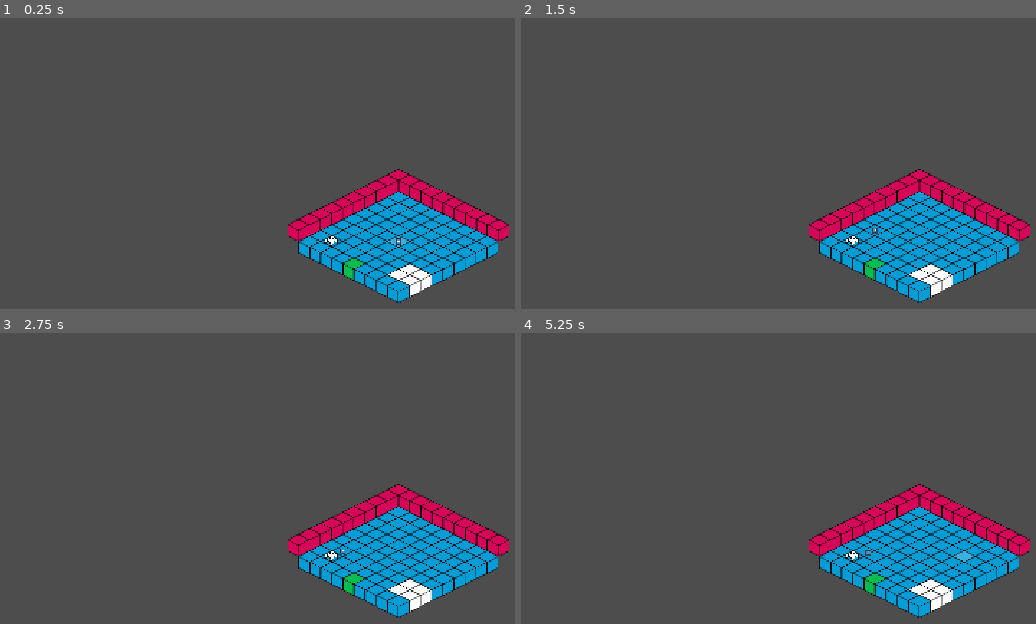
Above: before the commit, frames 1-4 (two rows, left to right).
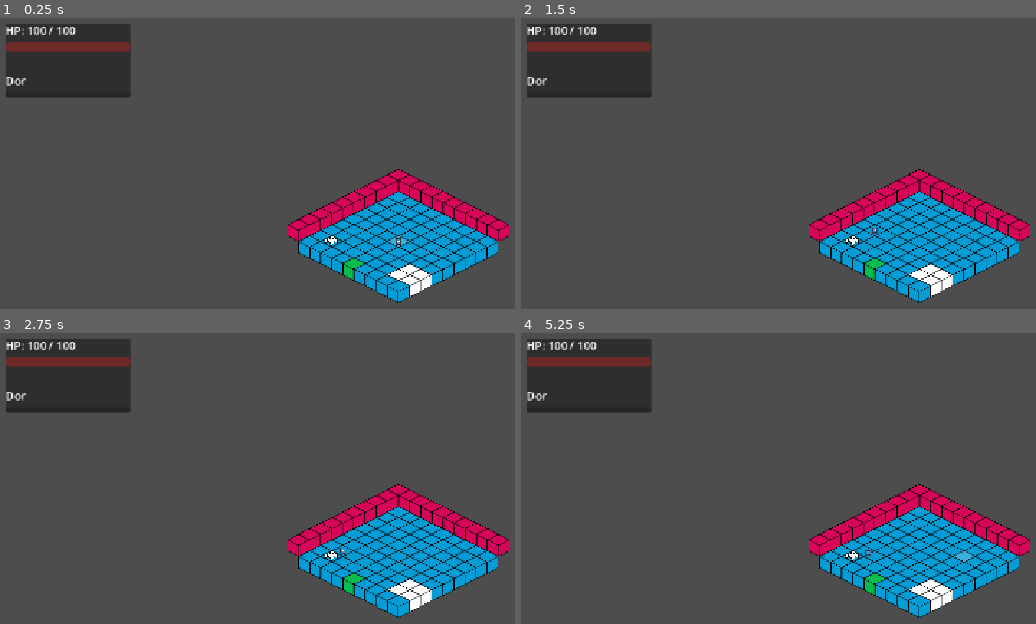
Above: after the commit, the same moments.

Repository: Halkode/my-first-godot-game
Game: Godot game, scene res://scenes/main.tscn
The game is run twice, just before and just after one commit, with the same random seed, the same clock (stepped at 60 frames per second) and the same inputs. The engine's default icon, where the game draws it, is replaced by a stand-in: a white triangle on a blue panel in a dark square.
Inputs (mouse positions are in pixels of both pictures, inside the frame that each line leads up to):
- Up to frame 1 (0.25 s): no input
- Up to frame 2 (1.5 s): tap Enter at 0.5 s; move the mouse to (850, 242) at 0.52 s; click (850, 242) at 0.67 s; tap Space at 1.25 s; move the mouse to (757, 262) at 1.27 s; click (757, 262) at 1.42 s
- Up to frame 3 (2.75 s): tap Enter at 2 s; move the mouse to (478, 458) at 2.02 s; click (478, 458) at 2.17 s
- Up to frame 4 (5.25 s): tap Space at 2.75, 4.25 s; move the mouse to (outside the picture) at 2.77 s; click (outside the picture) at 2.92 s; tap Enter at 3.5 s; move the mouse to (outside the picture) at 3.52 s; click (outside the picture) at 3.67 s; move the mouse to (680, 487) at 4.27 s; click (680, 487) at 4.42 s; move the mouse to (958, 557) at 5.02 s; click (958, 557) at 5.17 s

The runs differ from the first frame. In frame 1, 6.1% of the frame differs, in the area x 1-26%, y 2-28%; in frame 2, 6.1%; in frame 3, 6.1%; in frame 4, 6.1%.

Commit message:
Sprint 1: fundação do sistema de saúde
- Injury e BodyPart como Resources (scripts/health/)
- HealthManager autoload com 6 partes do corpo e sinais
- Tick de 1s: sangramento reduz HP
- Dor reduz velocidade do player via get_speed_multiplier()
- HUD com HP, sangramento e dor (scripts/ui/health_hud.gd)
- Player delega dano/morte ao HealthManager
- Debug: F1 aplica corte profundo para teste

Diff:
--- a/project.godot
+++ b/project.godot
@@ -26,6 +26,7 @@
 CombatSystem="*res://scripts/combat_system.gd"
 NarrativeManager="*res://scripts/narrative_manager.gd"
 UIManager="*res://scripts/ui_manager.gd"
+HealthManager="*res://scripts/health/health_manager.gd"
 
 [display]
 
--- /dev/null
+++ b/scripts/health/body_part.gd
@@ -0,0 +1,49 @@
+class_name BodyPart
+extends Resource
+
+## Uma parte do corpo do personagem, contendo seus ferimentos ativos.
+
+enum Id {
+	HEAD,
+	TORSO,
+	ARM_LEFT,
+	ARM_RIGHT,
+	LEG_LEFT,
+	LEG_RIGHT,
+}
+
+@export var id: Id = Id.TORSO
+@export var injuries: Array[Injury] = []
+
+const ID_NAMES := {
+	Id.HEAD: "Cabeça",
+	Id.TORSO: "Torso",
+	Id.ARM_LEFT: "Braço esquerdo",
+	Id.ARM_RIGHT: "Braço direito",
+	Id.LEG_LEFT: "Perna esquerda",
+	Id.LEG_RIGHT: "Perna direita",
+}
+
+func get_part_name() -> String:
+	return ID_NAMES.get(id, "Parte do corpo")
+
+func add_injury(injury: Injury) -> void:
+	injuries.append(injury)
+
+func remove_injury(injury: Injury) -> void:
+	injuries.erase(injury)
+
+func get_total_bleeding() -> float:
+	var total := 0.0
+	for injury in injuries:
+		total += injury.get_effective_bleeding()
+	return total
+
+func get_total_pain() -> float:
+	var total := 0.0
+	for injury in injuries:
+		total += injury.get_effective_pain()
+	return total
+
+func has_injuries() -> bool:
+	return not injuries.is_empty()
--- /dev/null
+++ b/scripts/health/health_manager.gd
@@ -0,0 +1,125 @@
+extends Node
+
+## Autoload que gerencia o estado de saúde do jogador:
+## partes do corpo, ferimentos, HP, sangramento e dor.
+## Efeitos contínuos rodam em ticks de 1 segundo (não por frame).
+
+signal injury_added(part: BodyPart, injury: Injury)
+signal injury_removed(part: BodyPart, injury: Injury)
+signal health_changed(current: float, maximum: float)
+signal bleeding_changed(total_bleeding: float)
+signal pain_changed(total_pain: float)
+signal player_died
+
+const TICK_INTERVAL: float = 1.0
+## Dor acima deste valor começa a reduzir a velocidade do jogador
+const PAIN_SPEED_THRESHOLD: float = 0.2
+## Redução máxima de velocidade causada por dor (50%)
+const PAIN_MAX_SPEED_PENALTY: float = 0.5
+
+@export var max_health: float = 100.0
+
+var current_health: float = 100.0
+var body_parts: Array[BodyPart] = []
+
+const HealthHUDScene := preload("res://scripts/ui/health_hud.gd")
+
+var _tick_timer: Timer
+var _hud: CanvasLayer
+
+func _ready() -> void:
+	process_mode = Node.PROCESS_MODE_ALWAYS
+	_setup_body_parts()
+	_setup_tick_timer()
+	_spawn_hud.call_deferred()
+
+func _spawn_hud() -> void:
+	_hud = HealthHUDScene.new()
+	add_child(_hud)
+
+func _setup_body_parts() -> void:
+	body_parts.clear()
+	for part_id in [
+		BodyPart.Id.HEAD,
+		BodyPart.Id.TORSO,
+		BodyPart.Id.ARM_LEFT,
+		BodyPart.Id.ARM_RIGHT,
+		BodyPart.Id.LEG_LEFT,
+		BodyPart.Id.LEG_RIGHT,
+	]:
+		var part := BodyPart.new()
+		part.id = part_id
+		body_parts.append(part)
+
+func _setup_tick_timer() -> void:
+	_tick_timer = Timer.new()
+	_tick_timer.wait_time = TICK_INTERVAL
+	_tick_timer.autostart = true
+	_tick_timer.timeout.connect(_on_tick)
+	add_child(_tick_timer)
+
+func get_body_part(part_id: BodyPart.Id) -> BodyPart:
+	for part in body_parts:
+		if part.id == part_id:
+			return part
+	return null
+
+func add_injury(part_id: BodyPart.Id, injury: Injury) -> void:
+	var part := get_body_part(part_id)
+	if not part:
+		push_warning("HealthManager: parte do corpo inválida: %s" % part_id)
+		return
+	part.add_injury(injury)
+	injury_added.emit(part, injury)
+	bleeding_changed.emit(get_total_bleeding())
+	pain_changed.emit(get_total_pain())
+	if UIManager and UIManager.has_method("display_message"):
+		UIManager.display_message("%s: %s!" % [part.get_part_name(), injury.get_type_name()])
+
+func remove_injury(part_id: BodyPart.Id, injury: Injury) -> void:
+	var part := get_body_part(part_id)
+	if not part:
+		return
+	part.remove_injury(injury)
+	injury_removed.emit(part, injury)
+	bleeding_changed.emit(get_total_bleeding())
+	pain_changed.emit(get_total_pain())
+
+func get_total_bleeding() -> float:
+	var total := 0.0
+	for part in body_parts:
+		total += part.get_total_bleeding()
+	return total
+
+func get_total_pain() -> float:
+	var total := 0.0
+	for part in body_parts:
+		total += part.get_total_pain()
+	return clampf(total, 0.0, 1.0)
+
+## Multiplicador de velocidade do jogador (1.0 = normal).
+## Dor acima do limiar reduz a velocidade até PAIN_MAX_SPEED_PENALTY.
+func get_speed_multiplier() -> float:
+	var pain := get_total_pain()
+	if pain <= PAIN_SPEED_THRESHOLD:
+		return 1.0
+	var excess := (pain - PAIN_SPEED_THRESHOLD) / (1.0 - PAIN_SPEED_THRESHOLD)
+	return 1.0 - excess * PAIN_MAX_SPEED_PENALTY
+
+func modify_health(amount: float) -> void:
+	current_health = clampf(current_health + amount, 0.0, max_health)
+	health_changed.emit(current_health, max_health)
+	if current_health <= 0.0:
+		player_died.emit()
+
+func _on_tick() -> void:
+	var bleeding := get_total_bleeding()
+	if bleeding > 0.0:
+		modify_health(-bleeding * TICK_INTERVAL)
+
+func reset() -> void:
+	current_health = max_health
+	_setup_body_parts()
+	health_changed.emit(current_health, max_health)
+	bleeding_changed.emit(0.0)
+	pain_changed.emit(0.0)
--- /dev/null
+++ b/scripts/health/injury.gd
@@ -0,0 +1,74 @@
+class_name Injury
+extends Resource
+
+## Representa um ferimento individual em uma parte do corpo.
+
+enum Type {
+	CUT_SHALLOW,   # Corte superficial
+	CUT_DEEP,      # Corte profundo
+	BURN,          # Queimadura
+	FRACTURE,      # Fratura
+	INFECTION,     # Infecção
+}
+
+@export var type: Type = Type.CUT_SHALLOW
+@export_range(0.0, 1.0) var severity: float = 0.5
+## HP perdido por segundo enquanto o ferimento sangra
+@export var bleeding_rate: float = 0.0
+## Dor contribuída por este ferimento (0-1)
+@export_range(0.0, 1.0) var pain: float = 0.0
+## Chance base de infecção enquanto não tratado (rolada por tick futuro)
+@export_range(0.0, 1.0) var infection_chance: float = 0.0
+@export var treated: bool = false
+@export_range(0.0, 1.0) var treatment_quality: float = 0.0
+
+const TYPE_NAMES := {
+	Type.CUT_SHALLOW: "Corte superficial",
+	Type.CUT_DEEP: "Corte profundo",
+	Type.BURN: "Queimadura",
+	Type.FRACTURE: "Fratura",
+	Type.INFECTION: "Infecção",
+}
+
+func get_type_name() -> String:
+	return TYPE_NAMES.get(type, "Ferimento")
+
+## Sangramento efetivo considerando tratamento aplicado
+func get_effective_bleeding() -> float:
+	if treated:
+		return bleeding_rate * (1.0 - treatment_quality)
+	return bleeding_rate
+
+## Dor efetiva considerando tratamento aplicado
+func get_effective_pain() -> float:
+	if treated:
+		return pain * (1.0 - treatment_quality * 0.5)
+	return pain
+
+## Fábrica conveniente para criar ferimentos com valores padrão por tipo
+static func create(injury_type: Type, injury_severity: float = 0.5) -> Injury:
+	var injury := Injury.new()
+	injury.type = injury_type
+	injury.severity = clampf(injury_severity, 0.0, 1.0)
+	match injury_type:
+		Type.CUT_SHALLOW:
+			injury.bleeding_rate = 0.3 * injury.severity
+			injury.pain = 0.15 * injury.severity
+			injury.infection_chance = 0.1 * injury.severity
+		Type.CUT_DEEP:
+			injury.bleeding_rate = 1.0 * injury.severity
+			injury.pain = 0.4 * injury.severity
+			injury.infection_chance = 0.3 * injury.severity
+		Type.BURN:
+			injury.bleeding_rate = 0.0
+			injury.pain = 0.6 * injury.severity
+			injury.infection_chance = 0.4 * injury.severity
+		Type.FRACTURE:
+			injury.bleeding_rate = 0.1 * injury.severity
+			injury.pain = 0.8 * injury.severity
+			injury.infection_chance = 0.05 * injury.severity
+		Type.INFECTION:
+			injury.bleeding_rate = 0.0
+			injury.pain = 0.3 * injury.severity
+			injury.infection_chance = 0.0
+	return injury
--- a/scripts/player.gd
+++ b/scripts/player.gd
@@ -25,6 +25,11 @@
 	print("Player initial position (snapped to center): ", global_position)
 
 	current_health = max_health
+
+	if HealthManager:
+		HealthManager.max_health = max_health
+		HealthManager.current_health = max_health
+		HealthManager.player_died.connect(_on_player_died)
 
 func _unhandled_input(event: InputEvent) -> void:
 	if ItemManager and ItemManager.is_menu_visible():
@@ -95,8 +100,12 @@
 		global_position = target_position
 		_advance_to_next_target()
 	else:
+		# Dor reduz a velocidade de movimento (ver HealthManager)
+		var effective_speed = move_speed
+		if HealthManager:
+			effective_speed *= HealthManager.get_speed_multiplier()
 		var direction = (target_position - global_position).normalized()
-		var movement = direction * move_speed * delta
+		var movement = direction * effective_speed * delta
 		if movement.length() > distance_to_target:
 			movement = direction * distance_to_target
 		global_position += movement
@@ -257,18 +266,25 @@
 		print("Inimigo fora do alcance de ataque.")
 
 func take_damage(amount: float) -> void:
-	current_health -= amount
-	current_health = clamp(current_health, 0, max_health)
+	if HealthManager:
+		HealthManager.modify_health(-amount)
+		current_health = HealthManager.current_health
+	else:
+		current_health = clamp(current_health - amount, 0, max_health)
 	print("Player recebeu ", amount, " de dano. Saúde atual: ", current_health)
 	GameManager.modify_sanity(-5)
 	GameManager.increase_fear(10)
 
-	if current_health <= 0:
-		print("Player morreu!")
-		GameManager.display_message("Você sucumbiu à escuridão...")
-		get_tree().reload_current_scene()
+func _on_player_died() -> void:
+	print("Player morreu!")
+	GameManager.display_message("Você sucumbiu à escuridão...")
+	if HealthManager:
+		HealthManager.reset()
+	get_tree().reload_current_scene()
 
 func get_health() -> float:
+	if HealthManager:
+		return HealthManager.current_health
 	return current_health
 
 func get_max_health() -> float:
--- /dev/null
+++ b/scripts/ui/health_hud.gd
@@ -0,0 +1,82 @@
+class_name HealthHUD
+extends CanvasLayer
+
+## HUD simples de saúde: HP total, sangramento e dor.
+## Construído em código e instanciado pelo HealthManager.
+
+var _hp_bar: ProgressBar
+var _hp_label: Label
+var _bleeding_label: Label
+var _pain_bar: ProgressBar
+
+func _ready() -> void:
+	layer = 10
+	_build_ui()
+	HealthManager.health_changed.connect(_on_health_changed)
+	HealthManager.bleeding_changed.connect(_on_bleeding_changed)
+	HealthManager.pain_changed.connect(_on_pain_changed)
+	_on_health_changed(HealthManager.current_health, HealthManager.max_health)
+	_on_bleeding_changed(HealthManager.get_total_bleeding())
+	_on_pain_changed(HealthManager.get_total_pain())
+
+func _build_ui() -> void:
+	var panel := PanelContainer.new()
+	panel.position = Vector2(10, 10)
+	add_child(panel)
+
+	var vbox := VBoxContainer.new()
+	vbox.custom_minimum_size = Vector2(180, 0)
+	panel.add_child(vbox)
+
+	_hp_label = Label.new()
+	_hp_label.text = "HP: 100 / 100"
+	vbox.add_child(_hp_label)
+
+	_hp_bar = ProgressBar.new()
+	_hp_bar.max_value = 100
+	_hp_bar.value = 100
+	_hp_bar.show_percentage = false
+	_hp_bar.custom_minimum_size = Vector2(0, 14)
+	_hp_bar.modulate = Color(0.85, 0.2, 0.2)
+	vbox.add_child(_hp_bar)
+
+	_bleeding_label = Label.new()
+	_bleeding_label.text = ""
+	_bleeding_label.add_theme_color_override("font_color", Color(1.0, 0.35, 0.35))
+	vbox.add_child(_bleeding_label)
+
+	var pain_label := Label.new()
+	pain_label.text = "Dor"
+	vbox.add_child(pain_label)
+
+	_pain_bar = ProgressBar.new()
+	_pain_bar.max_value = 1.0
+	_pain_bar.value = 0.0
+	_pain_bar.show_percentage = false
+	_pain_bar.custom_minimum_size = Vector2(0, 8)
+	_pain_bar.modulate = Color(0.9, 0.7, 0.2)
+	vbox.add_child(_pain_bar)
+
+func _on_health_changed(current: float, maximum: float) -> void:
+	_hp_bar.max_value = maximum
+	_hp_bar.value = current
+	_hp_label.text = "HP: %d / %d" % [roundi(current), roundi(maximum)]
+
+func _on_bleeding_changed(total_bleeding: float) -> void:
+	if total_bleeding > 0.0:
+		_bleeding_label.text = "Sangrando (-%.1f HP/s)" % total_bleeding
+	else:
+		_bleeding_label.text = ""
+
+func _on_pain_changed(total_pain: float) -> void:
+	_pain_bar.value = total_pain
+
+# Debug (apenas em builds de desenvolvimento): F1 aplica um corte profundo
+# no braço direito para testar sangramento, dor e HUD.
+func _unhandled_key_input(event: InputEvent) -> void:
+	if not OS.is_debug_build():
+		return
+	if event is InputEventKey and event.pressed and not event.echo:
+		if event.keycode == KEY_F1:
+			var injury := Injury.create(Injury.Type.CUT_DEEP, 0.7)
+			HealthManager.add_injury(BodyPart.Id.ARM_RIGHT, injury)
